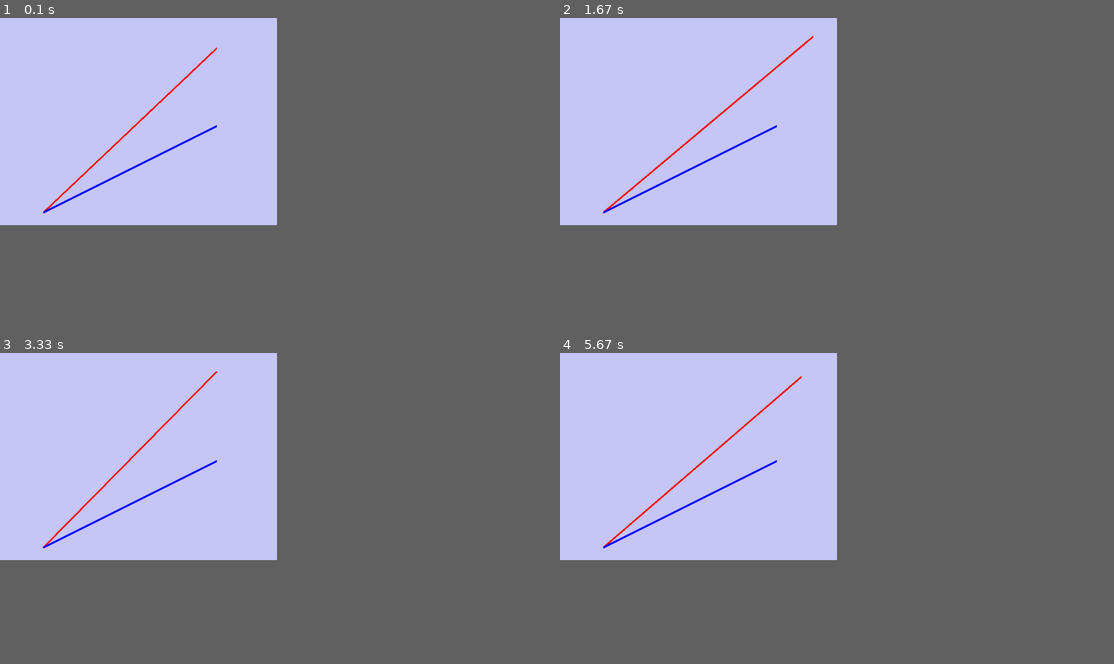
Above: before the commit, frames 1-4 (two rows, left to right).
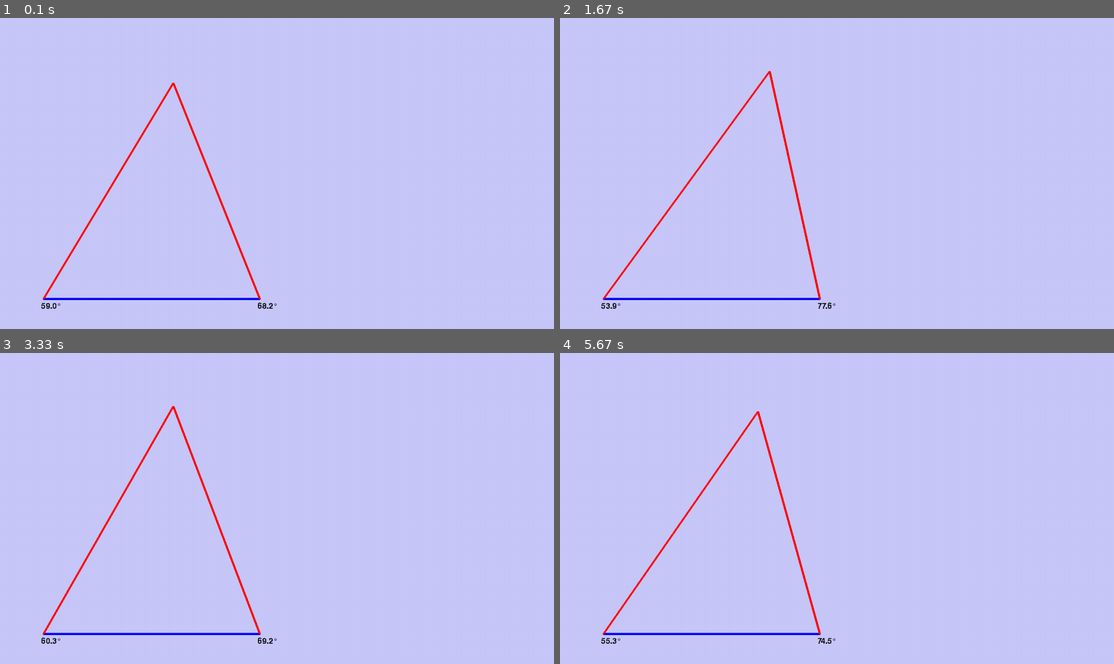
Above: after the commit, the same moments.

Repository: FilipHojgaard/Small_Projects
Game: pygame game, started from Triangulate/triangulate.py
The game is run twice, just before and just after one commit, with the same random seed, the same clock (stepped at 60 frames per second) and the same inputs.
Inputs:
- Up to frame 1 (0.1 s): no input
- Up to frame 2 (1.67 s): hold Right 0.33-0.8 s; hold Up 0.83-1.13 s; hold Right 1.17-1.63 s
- Up to frame 3 (3.33 s): hold Left 1.67-2.2 s; hold Down 2.23-2.53 s; hold Left 2.57-2.97 s; hold Up from 3 s (still down)
- Up to frame 4 (5.67 s): release Up at 3.37 s; hold Right 3.4-4.03 s; hold Down 4.07-4.43 s; hold Left 4.47-4.93 s; hold Right 4.97-5.43 s; hold Up from 5.47 s (still down)
In our replay, the window is 450x337 before the commit and 900x506 after it. These sizes can differ from the game's own. Grey fills any space a smaller window leaves; there, only what the larger window draws over its background counts as a difference.

The runs differ from the first frame. In frame 1, 1.6% of the frame differs, in the area x 7-50%, y 9-94%; in frame 2, 1.7%, in the area x 7-50%, y 5-94%; in frame 3, 1.7%; in frame 4, 1.7%.

Commit message:
Triangle made. Displays angles correctly on screen. Screen size increased.

Diff:
--- a/Triangulate/triangulate.py
+++ b/Triangulate/triangulate.py
@@ -3,18 +3,24 @@
 from pygame.locals import *
 from math import atan2, degrees, pi
 
-screen_width = 640
-screen_heigh = 480
+screen_width = 1280
+screen_heigh = 720
 
+boat_coords = [400, 150]
+left_point = [100, 650]
+right_point = [600, 650]
 red_x = 500
 red_y = 70
 
 pygame.init()
 fpsClock = pygame.time.Clock()
 windowsSurfaceObj = pygame.display.set_mode((screen_width,screen_heigh))
-pygame.display.set_caption("PIXEL VISUALIZATION")
+pygame.display.set_caption("Triangulate Math Visualisation")
 
 bg_color = pygame.Color(200,200,250)
+
+pygame.font.init()
+myfont = pygame.font.SysFont('Ariel', 27)
 
 def findAngle(x_1, y_1, x_2, y_2, fixed_x, fixed_y):
     angle1 = atan2(y_1 - fixed_y, x_1 - fixed_x)
@@ -22,7 +28,7 @@
 
     angle = angle2 - angle1
     angle = degrees(angle)
-    print("Angle between lines is: " +str(angle))
+    return round(angle, 1)
 
 def drawLine(point_a, point_b, COLOR):
     pygame.draw.line(windowsSurfaceObj, COLOR, point_a, point_b, 5)
@@ -30,19 +36,30 @@
 
 while(True):
     windowsSurfaceObj.fill(bg_color)
-    drawLine([100, 450], [red_x, red_y], (255, 0, 0))
-    drawLine([100,450], [500, 250], (0, 0, 255))
-    findAngle(red_x, red_y, 500, 250, 100, 450)
+    drawLine(left_point, right_point, (0, 0, 255))  # Left point to right point
+    drawLine(left_point, boat_coords, (255, 0, 0))  # Left point to boat
+    drawLine(right_point, boat_coords, (255, 0, 0)) # Right point to boat
+    left_angle = findAngle(boat_coords[0], boat_coords[1],
+    right_point[0], right_point[1], left_point[0], left_point[1])
+    right_angle = findAngle(boat_coords[0], boat_coords[1],
+    left_point[0], left_point[1], right_point[0], right_point[1])
+    right_angle = round((360 - right_angle), 1)
+
+    left_angle_text = myfont.render(str(left_angle)+u"\u00b0", False, (0,0,0))
+    right_angle_text = myfont.render(str(right_angle)+u"\u00b0", False, (0,0,0))
+
+    windowsSurfaceObj.blit(left_angle_text,(left_point[0]-5,left_point[1]+8))
+    windowsSurfaceObj.blit(right_angle_text,(right_point[0]-5,right_point[1]+8))
 
     keystate = pygame.key.get_pressed()
     if keystate[K_LEFT]:
-        red_x -= 3
+        boat_coords[0] -= 3
     if keystate[K_RIGHT]:
-        red_x += 3
+        boat_coords[0] += 3
     if keystate[K_UP]:
-        red_y -= 3
+        boat_coords[1] -= 3
     if keystate[K_DOWN]:
-        red_y += 3
+        boat_coords[1] += 3
     if keystate[K_ESCAPE]:
         pygame.quit()
         sys.exit()
